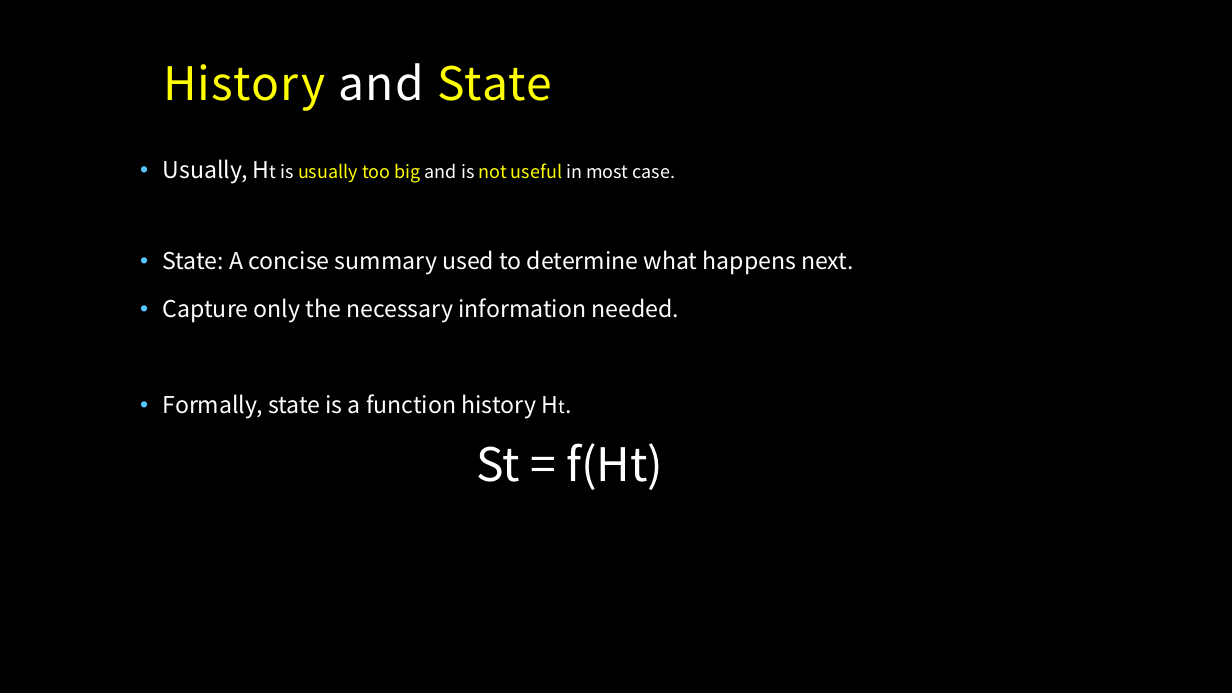
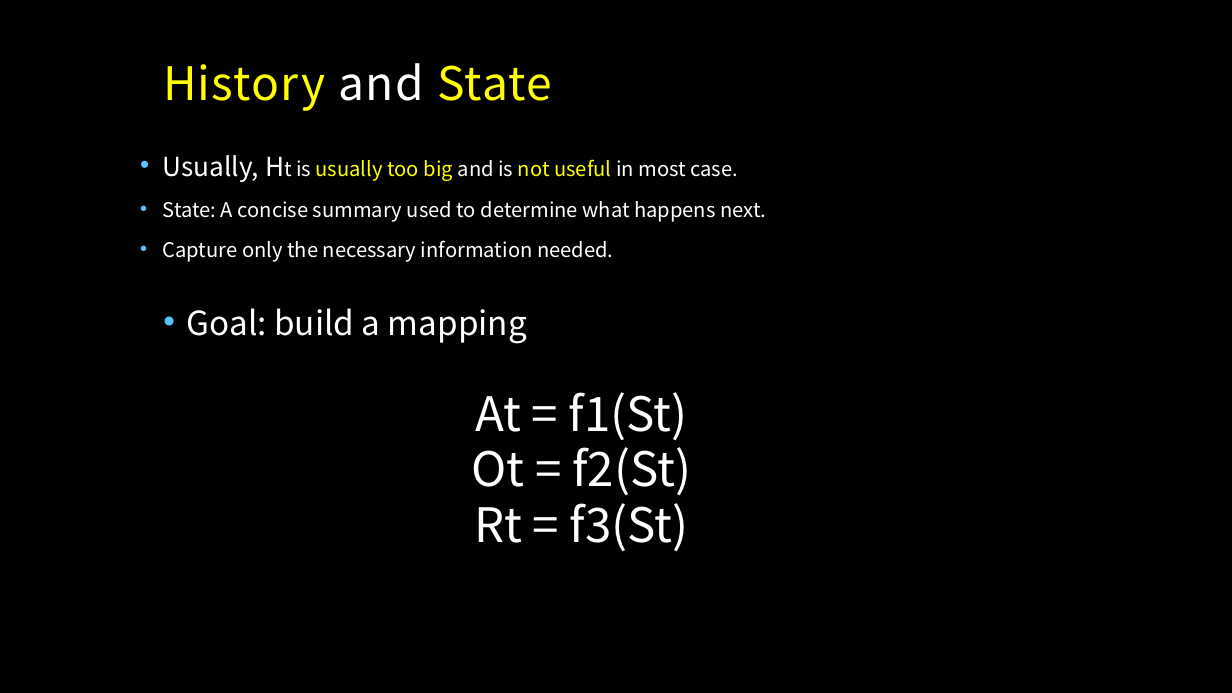
Before and after one commit to MacgyverLin/VintageComputer, a slide deck: slide 19 of Speech/Reinforcement Learning.pptx. Drawn at 1232x693 pixels with LibreOffice and Linux fonts; fonts in the diff are those of the drawing; background and template pictures are left out. Boxes give left, top, right and bottom in pixels: in the first picture for what was removed or moved away, otherwise in the second. Text is boxed around its words. In the diff, an @@ line names an element or a change of style, - is before the commit and + after.

```diff
--- a/Speech/Reinforcement Learning.pptx
+++ b/Speech/Reinforcement Learning.pptx
@@ text at (x1=163, y1=155, x2=766, y2=262): size 18 to 20.4 pt in "Usually, Ht"; size 14 to 15.7 pt in "Ht is usually too big and is ..."; size 18 to 15.7 pt in "State: A concise summary used to determine ...", "Capture only the necessary information needed."; line spacing 0.9 to 0.7 @@
@@ text at (x1=187, y1=308, x2=691, y2=551): text changed; size 18 to 37 pt @@
-• Formally, state is a function history Ht.
-St = f(Ht)
+  • Goal: build a mapping
+  At = f1(St)
+  Ot = f2(St)
+  Rt = f3(St)
```
Also in this commit, not shown: 2 other slides changed, 2 slides added.
